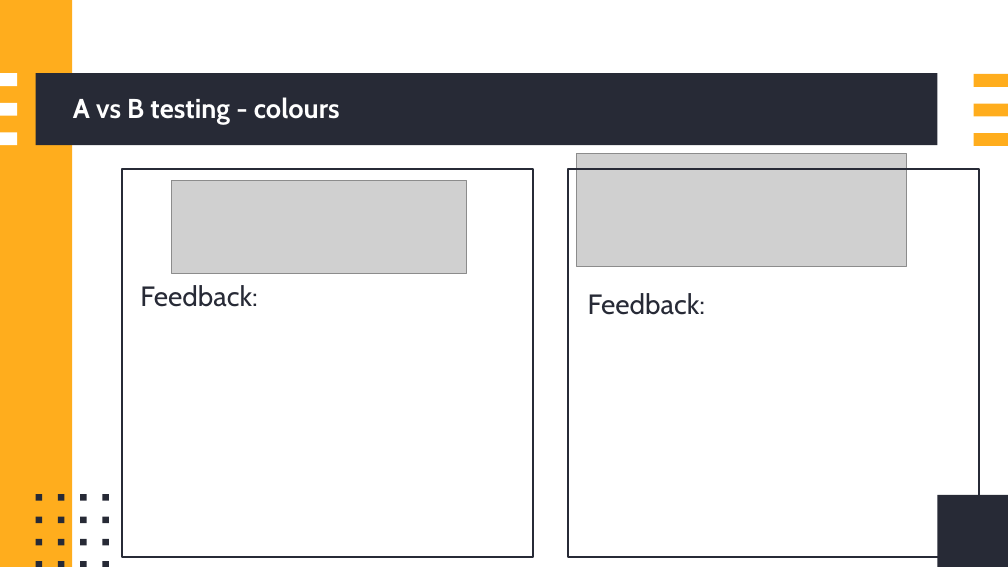
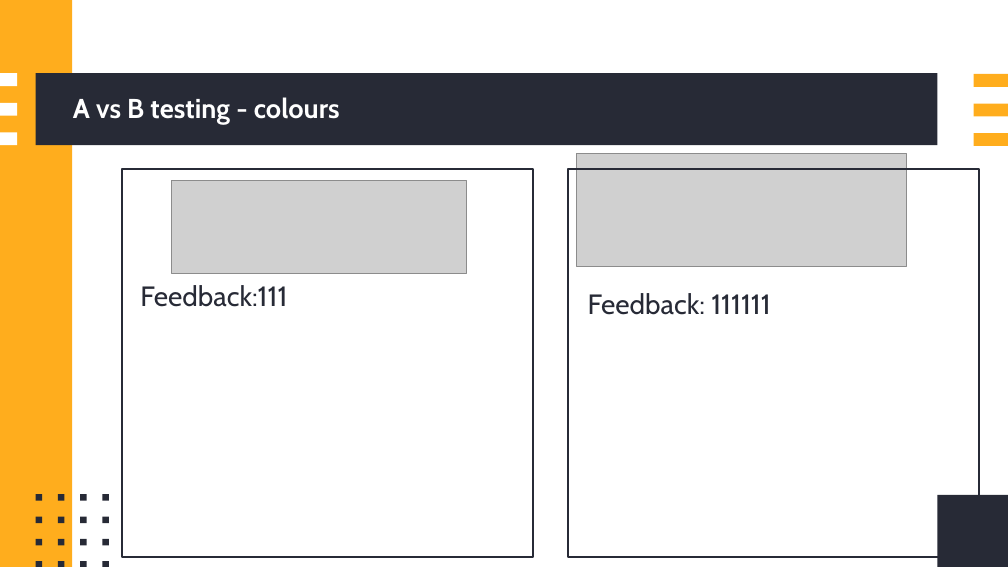
Before and after one commit to callumc20171/3.4-Assessment, a slide deck: slide 17 of 3.4 Assessment Resources/3.4 portfolio - Callum Cooper.pptx. Drawn at 1008x567 pixels with LibreOffice and Linux fonts; fonts in the diff are those of the drawing; grey boxes stand for pictures. Boxes give left, top, right and bottom in pixels: in the first picture for what was removed or moved away, otherwise in the second. Text is boxed around its words. In the diff, an @@ line names an element or a change of style, - is before the commit and + after.

Commit message:
Feedback on fonts

```diff
--- a/3.4 Assessment Resources/3.4 portfolio - Callum Cooper.pptx
+++ b/3.4 Assessment Resources/3.4 portfolio - Callum Cooper.pptx
@@ text at box(140, 285, 287, 307): text changed @@
-Feedback:
+Feedback:111
@@ text at box(588, 293, 770, 315): text changed @@
-Feedback:
+Feedback: 111111
```
Also in this commit, not shown: 1 other slide changed.
